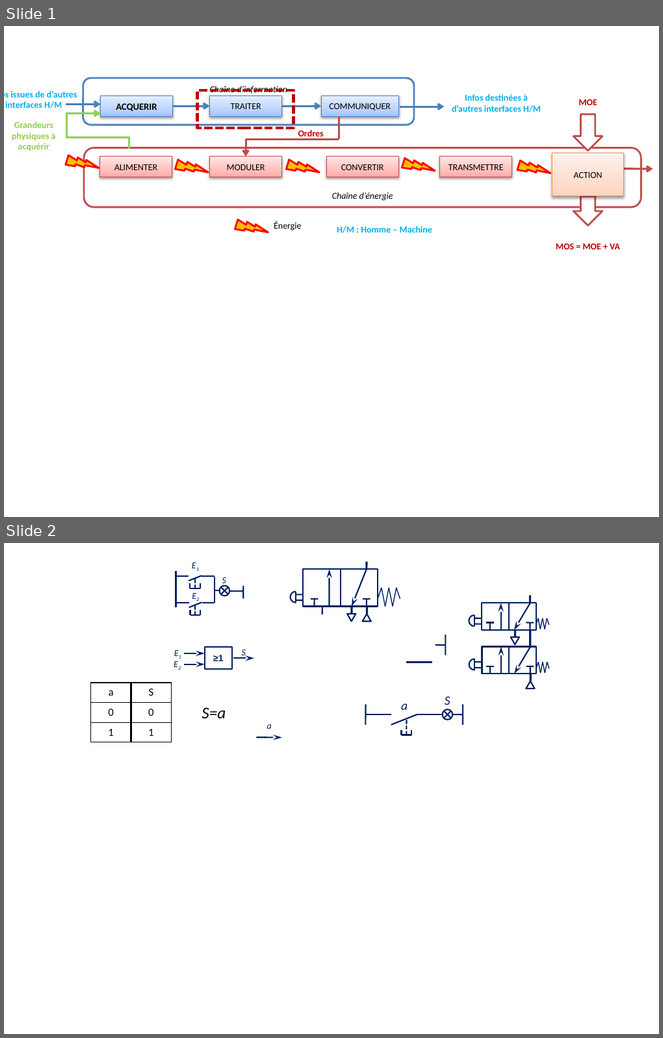
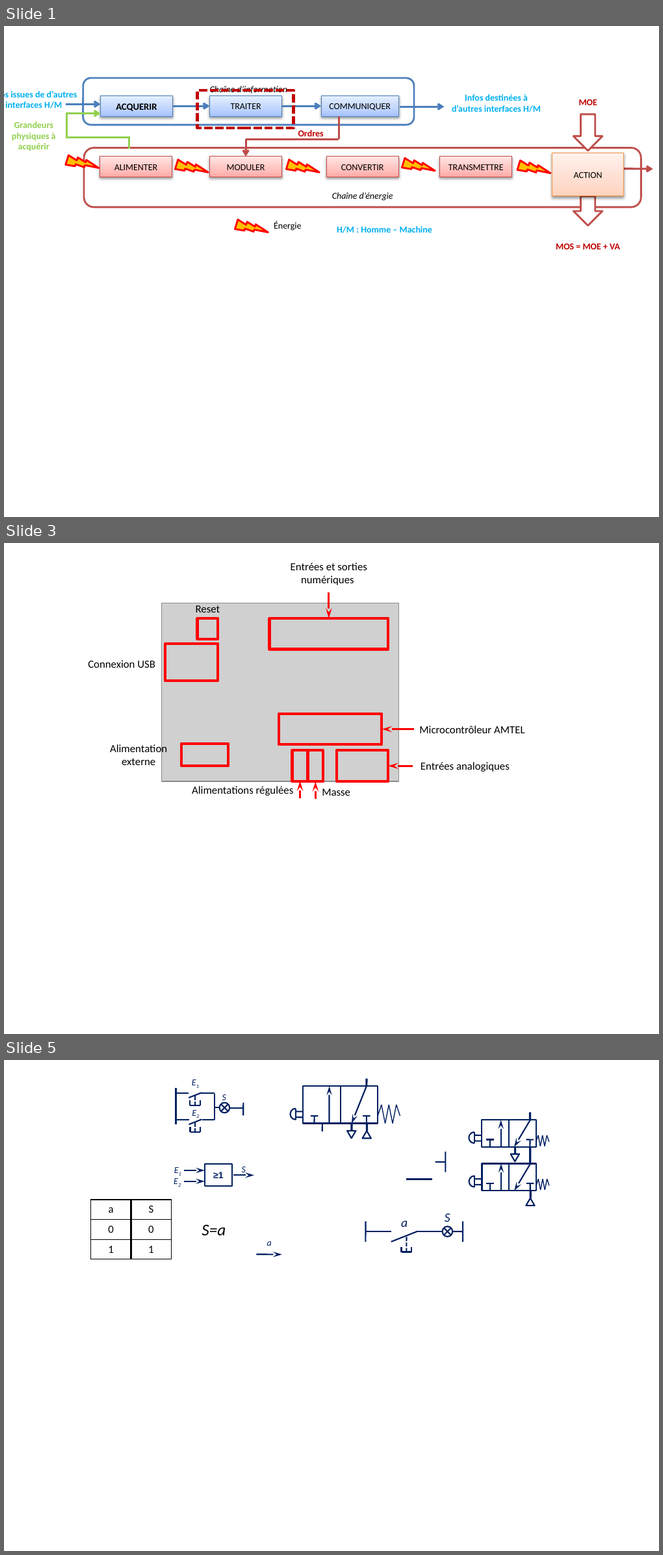
Before and after one commit to xpessoles/Cycle_01_DecouverteSII, a slide deck: ChaineFonctionnelle/02_Fonction_Traiter/02_Fonction_Traiter_Figures.pptx. Shown one above the other, each under a label of ours: slides 1 and 2 before the commit, slides 1, 3 and 5 after it; the slides between them are not shown. The pictures are 663x1038 and 663x1555 pixels, drawn with LibreOffice and Linux fonts; fonts in the diff are those of the drawing; grey boxes stand for pictures. Boxes give left, top, right and bottom in pixels: in the first picture for what was removed or moved away, otherwise in the second. Text is boxed around its words. In the diff, an @@ line names an element or a change of style, - is before the commit and + after.

```diff
--- a/ChaineFonctionnelle/02_Fonction_Traiter/02_Fonction_Traiter_Figures.pptx
+++ b/ChaineFonctionnelle/02_Fonction_Traiter/02_Fonction_Traiter_Figures.pptx
@@ slide 3 added at box(4, 543, 659, 1034), background #FFFFFF @@
@@ text added at box(291, 563, 367, 585), 12 pt, text #000000 @@
+Entrées et sorties numériques
@@ arrow added from (329, 593) to (329, 618), #FF0000 2.25 pt @@
@@ picture added at box(161, 603, 399, 782) @@
@@ text added at box(196, 605, 220, 613), 12 pt, text #000000 @@
+Reset
@@ rectangle added at box(197, 618, 218, 639), outline #FF0000 3 pt @@
@@ rectangle added at box(269, 618, 388, 649), outline #FF0000 3 pt @@
@@ rectangle added at box(165, 644, 218, 681), outline #FF0000 3 pt @@
@@ text added at box(88, 660, 155, 668), 12 pt, text #000000 @@
+Connexion USB
@@ rectangle added at box(278, 714, 382, 745), outline #FF0000 3 pt @@
@@ arrow added from (414, 729) to (382, 729), #FF0000 2.25 pt @@
@@ text added at box(419, 726, 525, 733), 12 pt, text #000000 @@
+Microcontrôleur AMTEL
@@ text added at box(110, 743, 167, 765), 12 pt, text #000000 @@
+Alimentation externe
@@ rectangle added at box(181, 744, 229, 767), outline #FF0000 3 pt @@
@@ rectangle added at box(293, 751, 308, 782), outline #FF0000 3 pt @@
@@ rectangle added at box(308, 751, 324, 782), outline #FF0000 3 pt @@
@@ rectangle added at box(337, 751, 389, 782), outline #FF0000 3 pt @@
@@ arrow added from (413, 767) to (389, 767), #FF0000 2.25 pt @@
@@ text added at box(421, 762, 510, 772), 12 pt, text #000000 @@
+Entrées analogiques
@@ text added at box(192, 786, 294, 796), 12 pt, text #000000 @@
+Alimentations régulées
@@ arrow added from (300, 798) to (300, 781), #FF0000 2.25 pt @@
@@ arrow added from (316, 799) to (316, 782), #FF0000 2.25 pt @@
@@ text added at box(322, 789, 350, 796), 12 pt, text #000000 @@
+Masse
@@ what was slide 2 is now slide 5 @@
```
Also in this commit, not shown: 2 other slides added, 1 other file.
